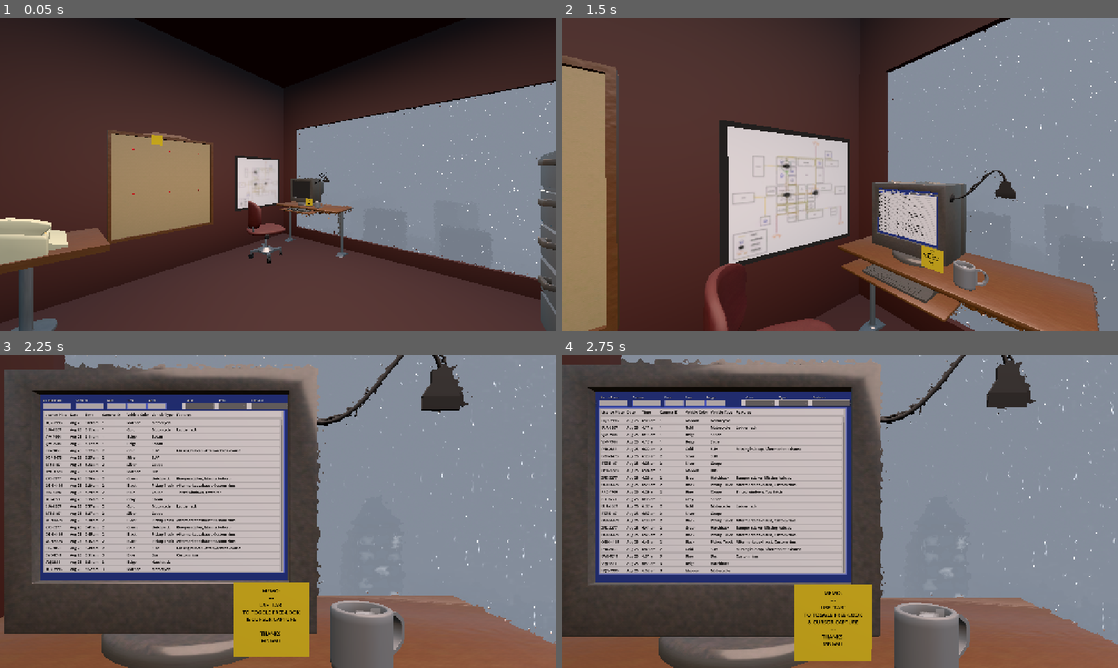
Above: before the commit, frames 1-4 (two rows, left to right).
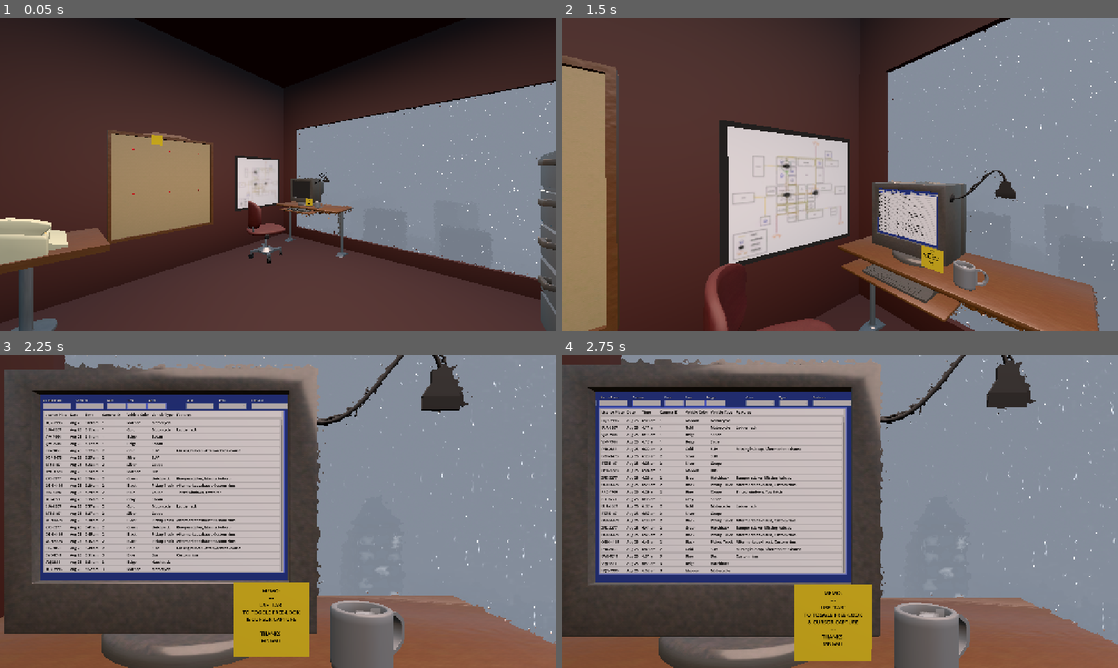
Above: after the commit, the same moments.

Repository: Ciph3rzer0/brackeys-2026.2-trust-no-one
Game: Godot game, scene res://scenes/city.tscn
Same seed, same stepped clock (60 frames per second), same inputs: the game is played once before the commit and once after it. Sound files missing from this copy of the repository are replaced by a short silence.
Inputs (mouse positions are in pixels of both pictures, inside the frame that each line leads up to):
- Up to frame 1 (0.05 s): no input
- Up to frame 2 (1.5 s): tap Enter at 0.5 s; move the mouse to (867, 174) at 0.52 s; hold E (pc_interact) 0.53-1.28 s; hold W (pc_forward) from 0.53 s (still down); click (867, 174) at 0.67 s; tap Space at 0.77 s; move the mouse to (812, 174) at 1.27 s; tap Ctrl at 1.35 s
- Up to frame 3 (2.25 s): keep holding W (pc_forward); tap Space at 1.52 s; tap E (pc_interact) at 2 s; move the mouse to (289, 505) at 2.02 s; hold Shift from 2.03 s (still down)
- Up to frame 4 (2.75 s): keep holding W (pc_forward); keep holding Shift

Frame 1 is identical in both runs. In frame 2, less than 0.1% of the frame differs, in the area x 62-68%, y 55-58%; in frame 3, 0.4%; in frame 4, 0.5%, in the area x 6-52%, y 14-17%.

Commit message:
fix: table filter styles

Diff:
--- a/ui/computer-screen/computer_screen.tscn
+++ b/ui/computer-screen/computer_screen.tscn
@@ -1,6 +1,7 @@
 [gd_scene format=3 uid="uid://bkmp0qtqdsq8u"]
 
 [ext_resource type="Script" uid="uid://cfglhopesv3kn" path="res://ui/computer-screen/computer_screen.gd" id="1_5btdj"]
+[ext_resource type="Theme" uid="uid://t1raxlx3ogkq" path="res://ui/tables/table_theme.tres" id="1_lc2gm"]
 [ext_resource type="Script" uid="uid://cflir6f77prq" path="res://ui/tables/text_edit_filter.gd" id="2_i7m88"]
 [ext_resource type="Theme" uid="uid://brneh6lnfaibv" path="res://theme/main_theme.tres" id="3_ni5x2"]
 [ext_resource type="PackedScene" uid="uid://cg32ljqw0tgrn" path="res://ui/tables/rms_persons/rms_persons_table_view.tscn" id="4_tb1cc"]
@@ -17,18 +18,6 @@
 [sub_resource type="StyleBoxFlat" id="StyleBoxFlat_uhg71"]
 bg_color = Color(0, 0.18039216, 0.57254905, 1)
 
-[sub_resource type="StyleBoxFlat" id="StyleBoxFlat_clvma"]
-content_margin_left = 0.0
-content_margin_top = 0.0
-content_margin_right = 0.0
-content_margin_bottom = 0.0
-bg_color = Color(1, 1, 1, 1)
-corner_radius_top_left = 3
-corner_radius_top_right = 3
-corner_radius_bottom_right = 3
-corner_radius_bottom_left = 3
-corner_detail = 5
-
 [node name="ComputerScreen" type="Control" unique_id=694152180]
 custom_minimum_size = Vector2(1280, 960)
 custom_maximum_size = Vector2(1280, 960)
@@ -36,6 +25,7 @@
 anchors_preset = 0
 offset_right = 1280.0
 offset_bottom = 1200.0
+theme = ExtResource("1_lc2gm")
 script = ExtResource("1_5btdj")
 metadata/_edit_lock_ = true
 
@@ -47,14 +37,6 @@
 grow_horizontal = 2
 grow_vertical = 2
 theme_override_styles/panel = SubResource("StyleBoxFlat_uhg71")
-
-[node name="TEMPVISIBILITYBACKGROUNDPanel" type="Panel" parent="." unique_id=188545669]
-layout_mode = 0
-offset_left = 731.0
-offset_top = 38.0
-offset_right = 1278.0
-offset_bottom = 73.0
-theme_override_styles/panel = SubResource("StyleBoxFlat_clvma")
 
 [node name="Button" type="Button" parent="." unique_id=1762318741]
 visible = false
--- a/ui/tables/table_theme.tres
+++ b/ui/tables/table_theme.tres
@@ -38,6 +38,7 @@
 content_margin_right = 4.0
 content_margin_bottom = 4.0
 bg_color = Color(1, 1, 1, 1)
+border_color = Color(0, 0.9103196, 0.9322909, 1)
 corner_radius_top_left = 3
 corner_radius_top_right = 3
 corner_radius_bottom_right = 3
@@ -56,6 +57,20 @@
 corner_radius_bottom_left = 3
 corner_detail = 5
 
+[sub_resource type="StyleBoxFlat" id="StyleBoxFlat_iruwa"]
+content_margin_left = 4.0
+content_margin_top = 4.0
+content_margin_right = 4.0
+content_margin_bottom = 4.0
+bg_color = Color(0.87058824, 0.87058824, 0.87058824, 1)
+border_width_left = 4
+border_width_top = 4
+border_width_right = 4
+border_width_bottom = 4
+border_color = Color(0, 0.18039216, 0.57254905, 1)
+border_blend = true
+corner_detail = 1
+
 [resource]
 Button/styles/focus = SubResource("StyleBoxFlat_yhmbq")
 Button/styles/hover = SubResource("StyleBoxFlat_rvcx7")
@@ -67,4 +82,8 @@
 MarginContainer/constants/margin_left = 4
 MarginContainer/constants/margin_right = 4
 MarginContainer/constants/margin_top = 4
+OptionButton/colors/font_color = Color(0, 0, 0, 1)
+OptionButton/styles/normal = SubResource("StyleBoxFlat_iruwa")
+PopupMenu/colors/font_color = Color(0, 0, 0, 1)
+PopupMenu/styles/panel = SubResource("StyleBoxFlat_7b602")
 VBoxContainer/constants/separation = 6
